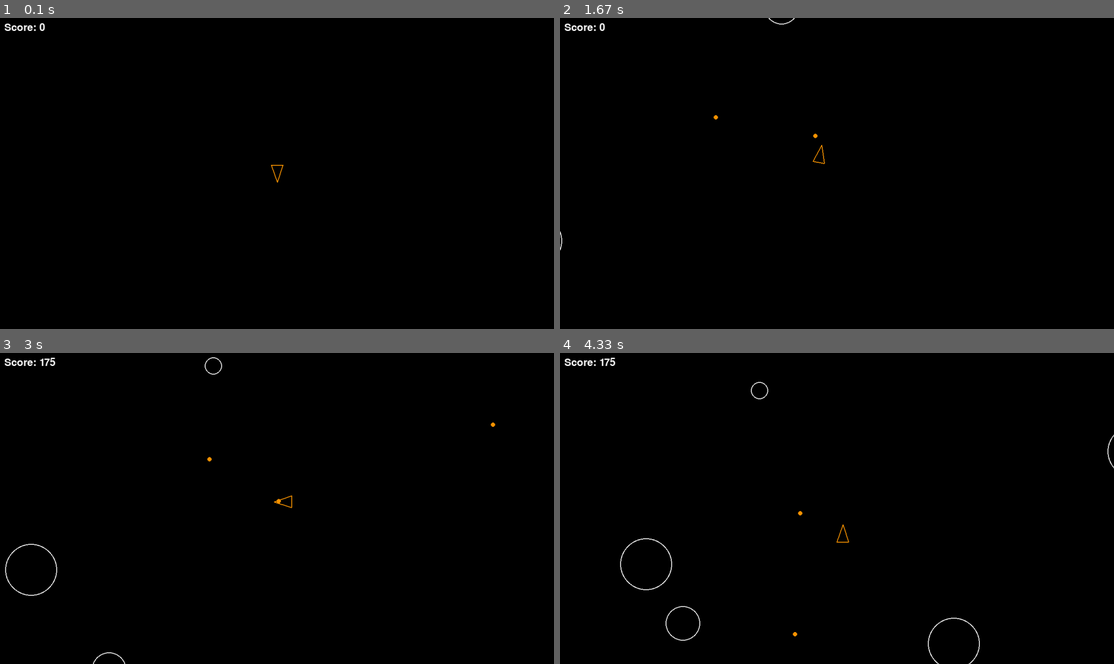
Above: before the commit, frames 1-4 (two rows, left to right).
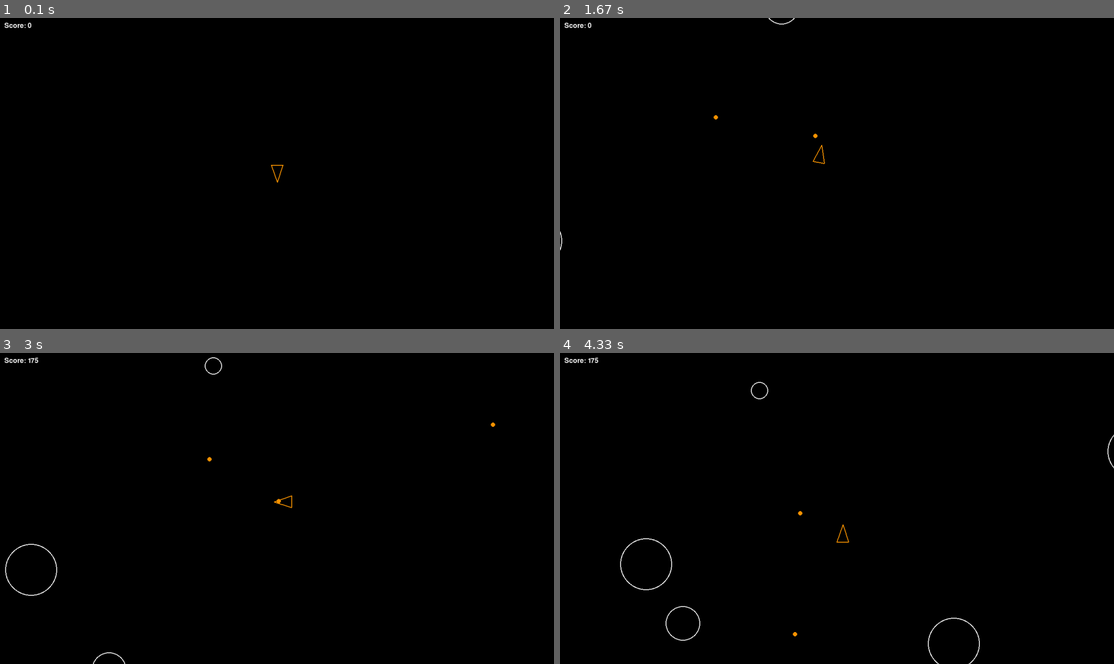
Above: after the commit, the same moments.

Repository: tp-coder/pygame-asteroid
Game: pygame game, started from main.py
Same seed, same stepped clock (60 frames per second), same inputs: the game is played once before the commit and once after it.
Inputs:
- Up to frame 1 (0.1 s): no input
- Up to frame 2 (1.67 s): tap Space at 0.33, 0.73, 1.03, 1.23, 1.57 s; hold Right 0.67-1.13 s; hold Up 1.17-1.47 s; hold Right from 1.5 s (still down)
- Up to frame 3 (3 s): tap Space at 1.87, 2.07, 2.37, 2.63, 2.97 s; release Right at 1.97 s; hold Left 2-2.53 s; hold Down 2.57-2.87 s; hold Left from 2.9 s (still down)
- Up to frame 4 (4.33 s): tap Space at 3.27, 3.4, 3.8, 4.1 s; release Left at 3.3 s; hold Up 3.33-3.7 s; hold Right from 3.73 s (still down)

The runs differ from the first frame. In frame 1, 0.1% of the frame differs, in the area x 0-9%, y 1-5%; in frame 2, 0.1%; in frame 3, 0.2%, in the area x 0-10%, y 1-5%; in frame 4, 0.2%.

Commit message:
changed the score font size from 36 to 24

Diff:
--- a/main.py
+++ b/main.py
@@ -25,7 +25,7 @@
     dt = 0
 
     # initializing pygame font
-    font = pygame.font.Font(None, 36)
+    font = pygame.font.Font(None, 24)
 
     # groups that can hold and manage multiple game objects
     updatable = pygame.sprite.Group()
